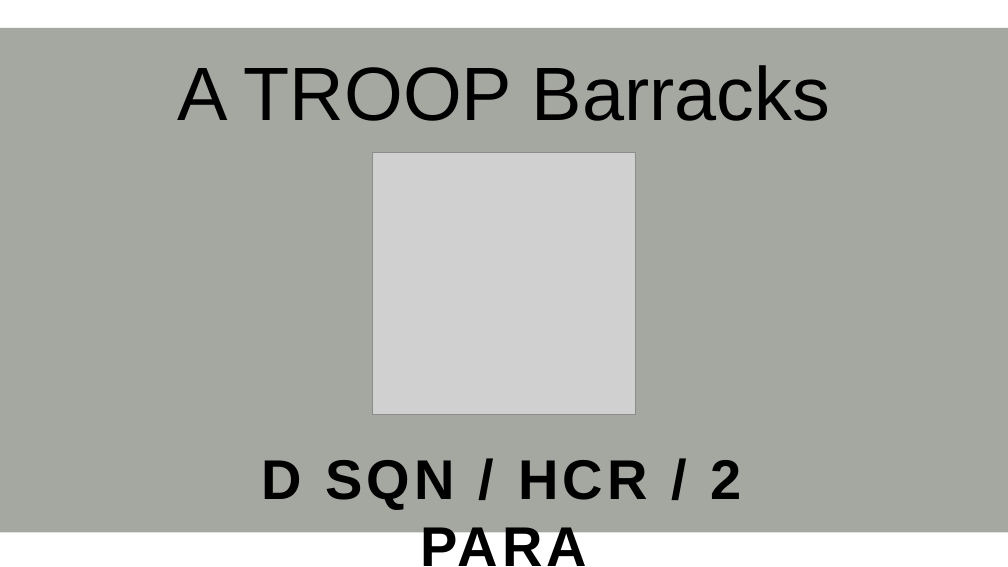
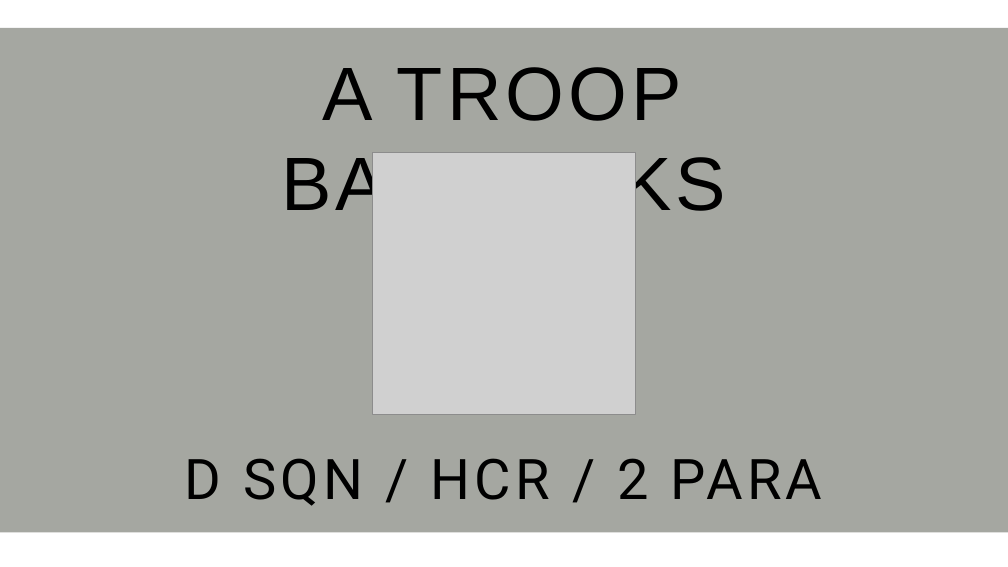
Before and after one commit to Eagle-Studios/2Para, a slide deck: slide 6 of _6_Extra Files/Custom Textures _2PARA.pptx. Drawn at 1008x567 pixels with LibreOffice and Linux fonts; fonts in the diff are those of the drawing; grey boxes stand for pictures. Boxes give left, top, right and bottom in pixels: in the first picture for what was removed or moved away, otherwise in the second. Text is boxed around its words. In the diff, an @@ line names an element or a change of style, - is before the commit and + after.

```diff
--- a/_6_Extra Files/Custom Textures _2PARA.pptx
+++ b/_6_Extra Files/Custom Textures _2PARA.pptx
@@ text at box(281, 67, 726, 224): text changed @@
-A TROOP Barracks
+A TROOP BARRACKS
@@ text "D SQN / HCR / ...": place and size @@
-text "D SQN / HCR / ..." at box(261, 460, 742, 567)
+text "D SQN / HCR / ..." at box(185, 458, 822, 506)
@@ text "D SQN / HCR / ..." at box(185, 458, 822, 506): font Arial to Roboto, bold off @@
```
Also in this commit, not shown: 10 other slides changed, 3 slides added, 1 slide removed, 15 other files.
